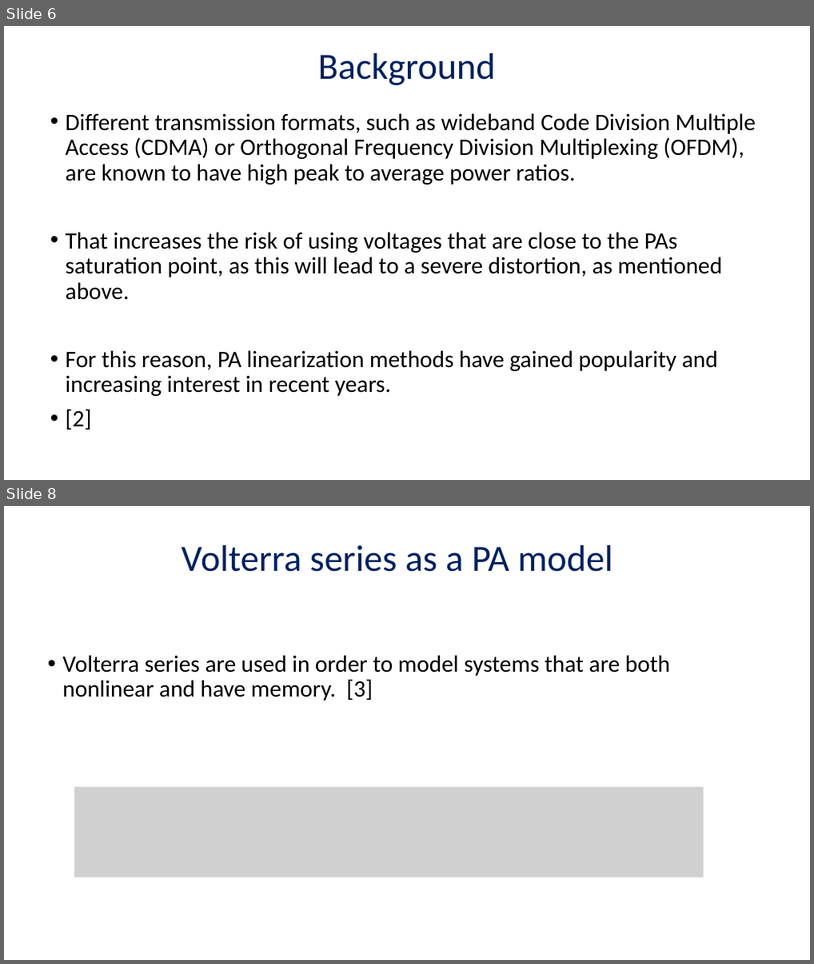
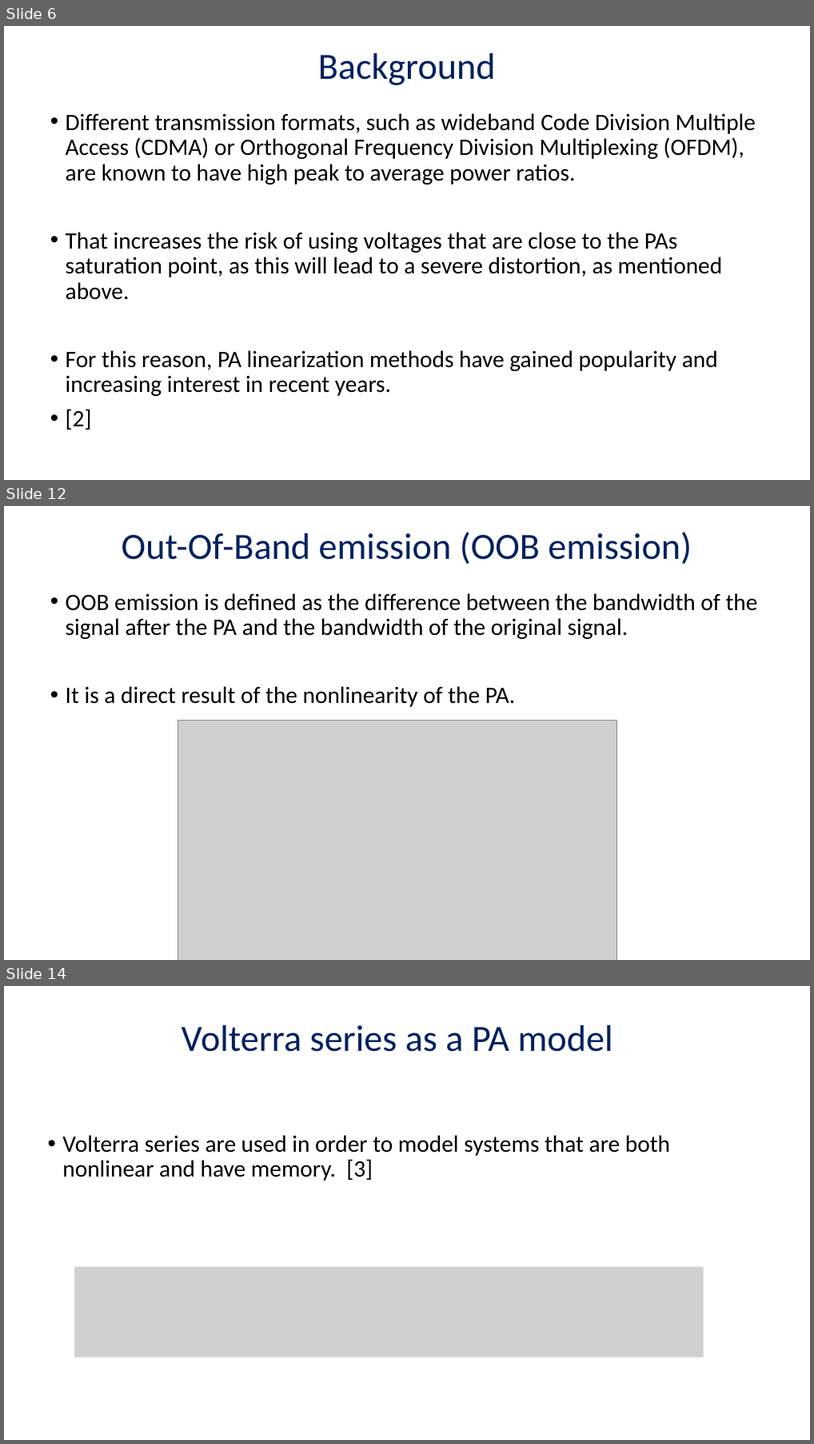
Before and after one commit to AdirCN/DPD, a slide deck: documents/Final Presentation.pptx. Shown one above the other, each under a label of ours: slides 6 and 8 before the commit, slides 6, 12 and 14 after it; the slides between them are not shown. The pictures are 814x964 and 814x1444 pixels, drawn with LibreOffice and Linux fonts; fonts in the diff are those of the drawing; grey boxes stand for pictures. Boxes give left, top, right and bottom in pixels: in the first picture for what was removed or moved away, otherwise in the second. Text is boxed around its words. In the diff, an @@ line names an element or a change of style, - is before the commit and + after.

```diff
--- a/documents/Final Presentation.pptx
+++ b/documents/Final Presentation.pptx
@@ slide 12 added at (4, 506, 810, 960), background #FFFFFF @@
@@ text added at (122, 532, 692, 564), 44 pt, text #002060 @@
+Out-Of-Band emission (OOB emission)
@@ text added at (66, 593, 758, 707), 28 pt, text #000000 @@
+• OOB emission is defined as the difference between the bandwidth of the signal after the PA and the bandwidth of the original signal.
+• It is a direct result of the nonlinearity of the PA.
@@ picture added at (178, 720, 618, 960) @@
@@ what was slide 8 is now slide 14 @@
```
Also in this commit, not shown: 3 slides changed, 11 other slides added, 3 slides removed, 2 other files.
